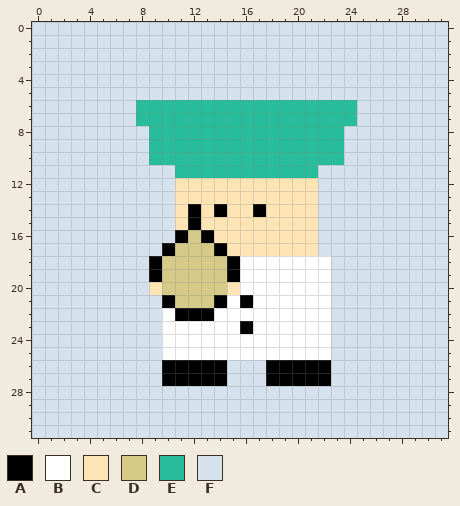
File history of a pixel-art sprite, overcooked_server/assets/chef_2_holding_onion_unchopped.png. This is how it looked before the edit.
The file is 32x32 pixels.
Palette (. is transparent): A #000000  B #ffffff  C #ffe4b5  D #d5ca87  E #27bc9c  F #d5e2ed
New version:
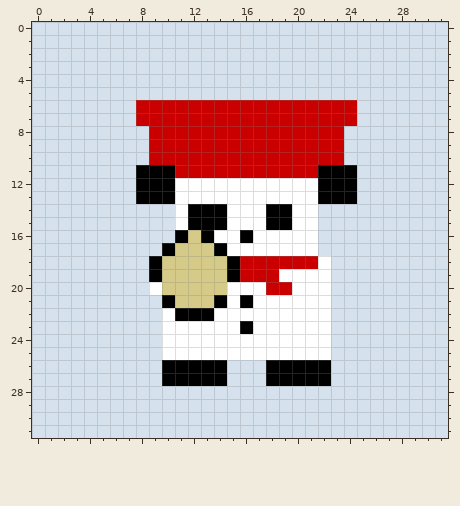
The exact change:
@@ palette @@
-E #27bc9c
+E #ca0000
@@ x 6..26 @@
 10 FFFEEEEEEEEEEEEEEEFFF
-11 FFFFFEEEEEEEEEEEFFFFF
-12 FFFFFCCCCCCCCCCCFFFFF
-13 FFFFFCCCCCCCCCCCFFFFF
-14 FFFFFCACACCACCCCFFFFF
-15 FFFFFCACCCCCCCCCFFFFF
-16 FFFFFADACCCCCCCCFFFFF
-17 FFFFADDDACCCCCCCFFFFF
-18 FFFADDDDDABBBBBBBFFFF
-19 FFFADDDDDABBBBBBBFFFF
-20 FFFCDDDDDCBBBBBBBFFFF
+11 FFAAAEEEEEEEEEEEAAAFF
+12 FFAAABBBBBBBBBBBAAAFF
+13 FFAAABBBBBBBBBBBAAAFF
+14 FFFFFBAAABBBAABBFFFFF
+15 FFFFFBAAABBBAABBFFFFF
+16 FFFFFADABBABBBBBFFFFF
+17 FFFFADDDABBBBBBBFFFFF
+18 FFFADDDDDAEEEEEEBFFFF
+19 FFFADDDDDAEEEBBBBFFFF
+20 FFFBDDDDDBBBEEBBBFFFF
 21 FFFFADDDABABBBBBBFFFF
